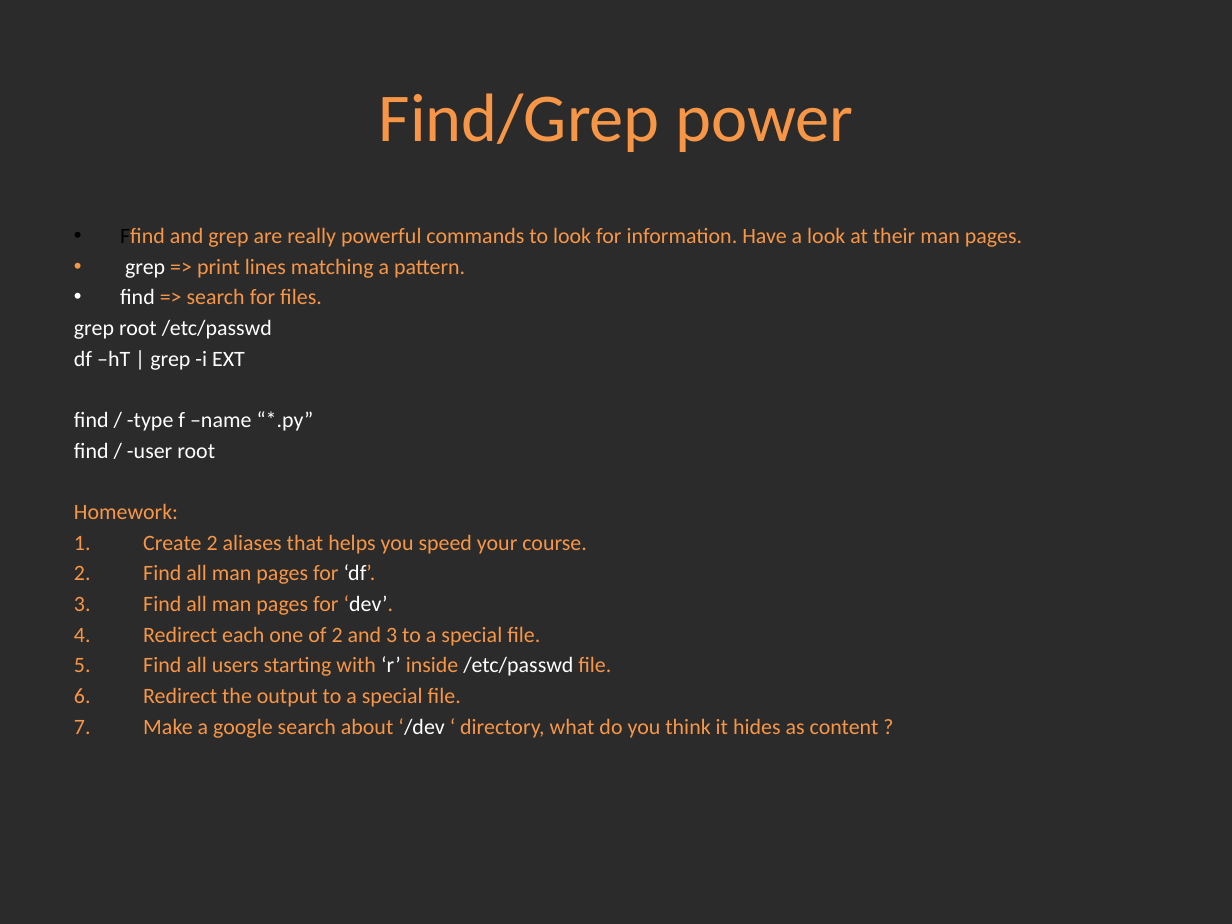
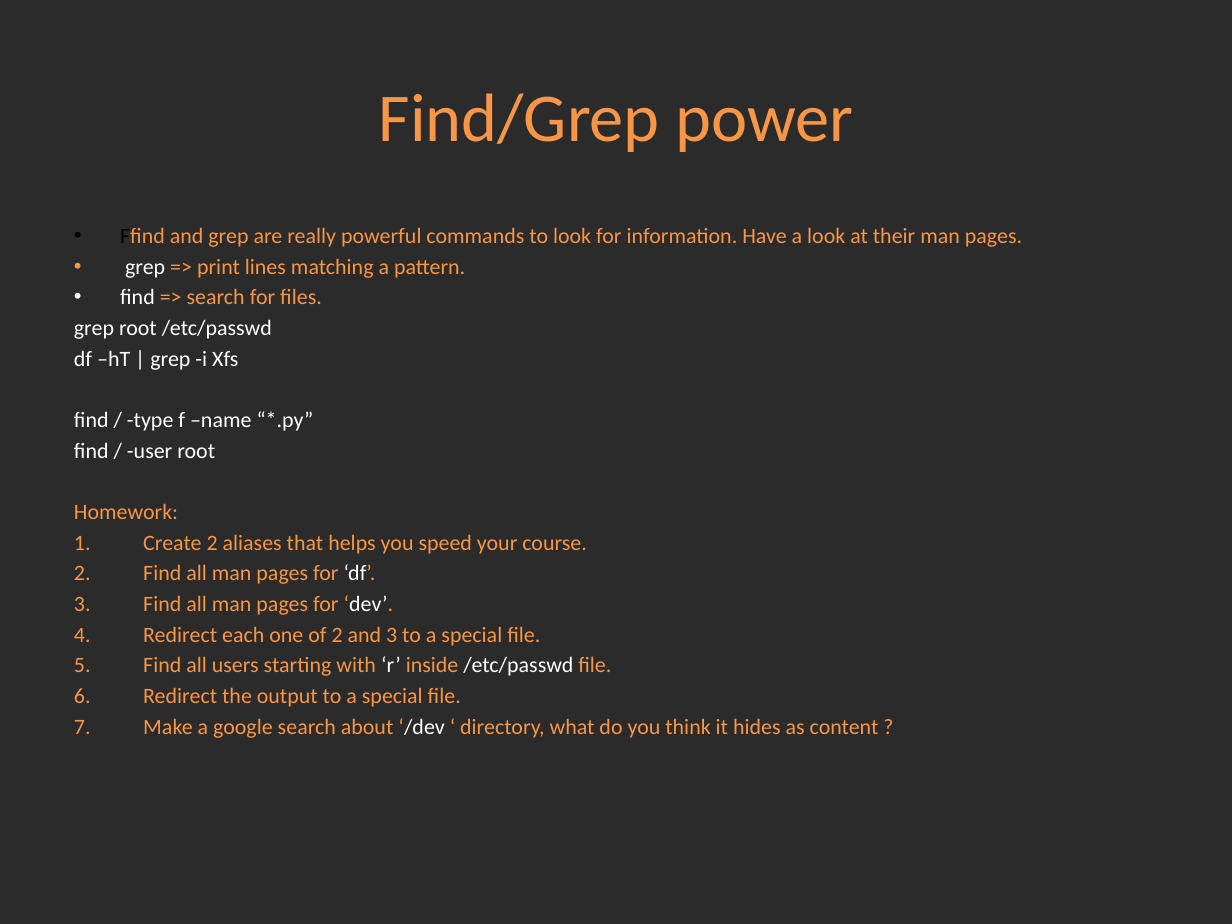
Before and after one commit to Academy-Soft-Intellect/Linux-Course, a slide deck: slide 9 of 2.Using_Essential_Tools/02-UsingEssentialTools.pptx. Drawn at 1232x924 pixels with LibreOffice and Linux fonts; fonts in the diff are those of the drawing; background and template pictures are left out; a plain dark background stands for a picture behind light text. Boxes give left, top, right and bottom in pixels: in the first picture for what was removed or moved away, otherwise in the second. Text is boxed around its words. In the diff, an @@ line names an element or a change of style, - is before the commit and + after.

```diff
--- a/2.Using_Essential_Tools/02-UsingEssentialTools.pptx
+++ b/2.Using_Essential_Tools/02-UsingEssentialTools.pptx
@@ text at box(74, 350, 238, 370): text changed @@
-df –hT | grep -i EXT
+df –hT | grep -i Xfs
```
Also in this commit, not shown: 4 other slides changed, 1 other file.
